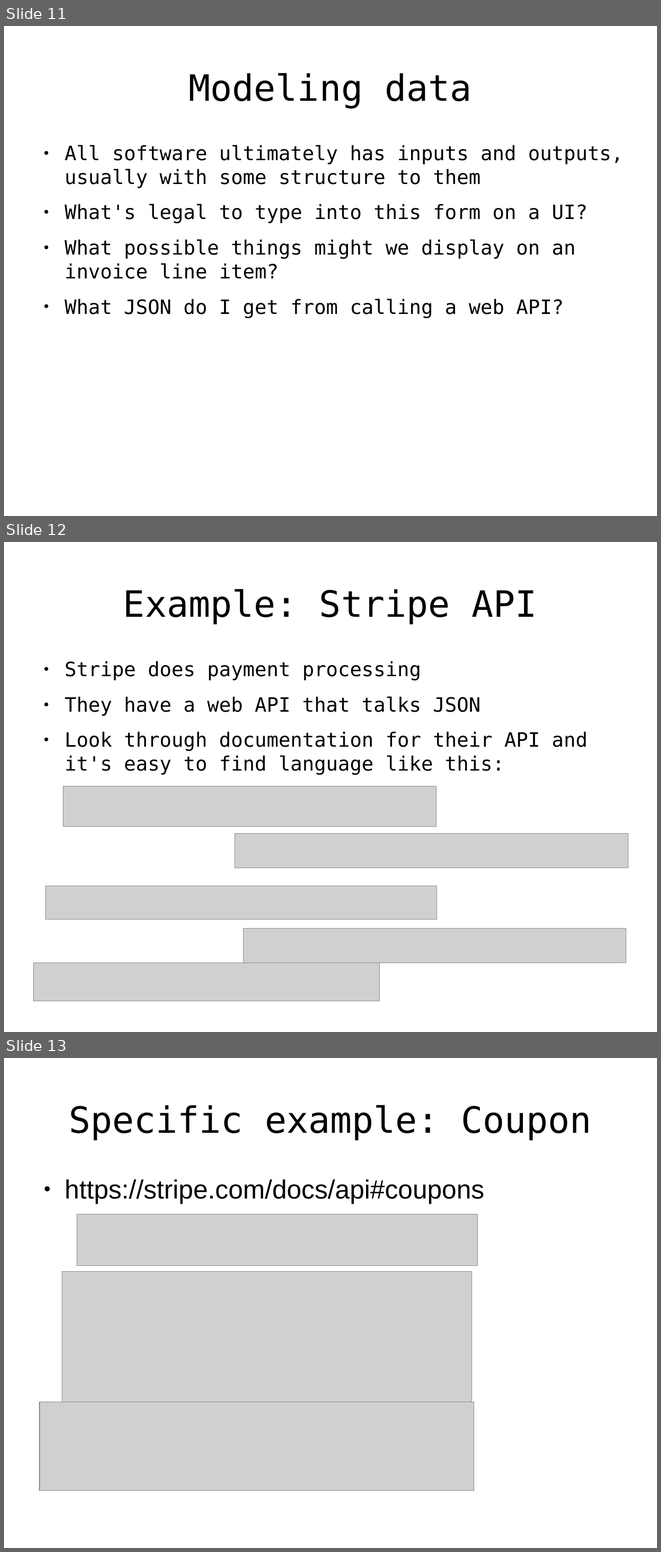
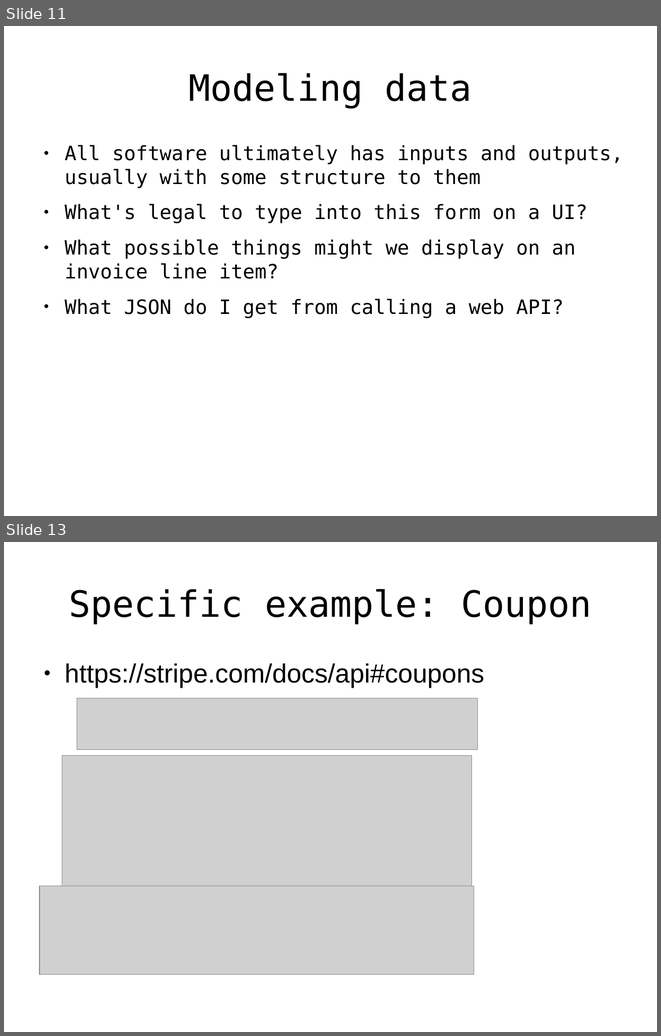
Before and after one commit to rspeele/FSharpTalk, a slide deck: fstalk.odp. Shown one above the other, each under a label of ours: slides 11, 12 and 13 before the commit, slides 11 and 13 after it; the slides between them are not shown. The pictures are 661x1552 and 661x1036 pixels, drawn with LibreOffice and Linux fonts; fonts in the diff are those of the drawing; grey boxes stand for pictures. Boxes give left, top, right and bottom in pixels: in the first picture for what was removed or moved away, otherwise in the second. Text is boxed around its words. In the diff, an @@ line names an element or a change of style, - is before the commit and + after.

Commit message:
More presentation tweaks, formula example.

```diff
--- a/fstalk.odp
+++ b/fstalk.odp
@@ slide 12 removed at box(4, 542, 657, 1032), background #FFFFFF @@
@@ title removed at box(123, 589, 537, 624) @@
-Example: Stripe API
@@ text removed at box(64, 661, 588, 775) @@
-● Stripe does payment processing
-● They have a web API that talks JSON
-● Look through documentation for their API and it's easy to find language like this:
@@ picture removed at box(63, 786, 436, 827) @@
@@ picture removed at box(235, 834, 628, 868) @@
@@ picture removed at box(45, 885, 436, 919) @@
@@ picture removed at box(244, 928, 626, 963) @@
@@ picture removed at box(34, 963, 380, 1001) @@
```
Also in this commit, not shown: 3 slides changed, 5 slides added, 6 other files.
